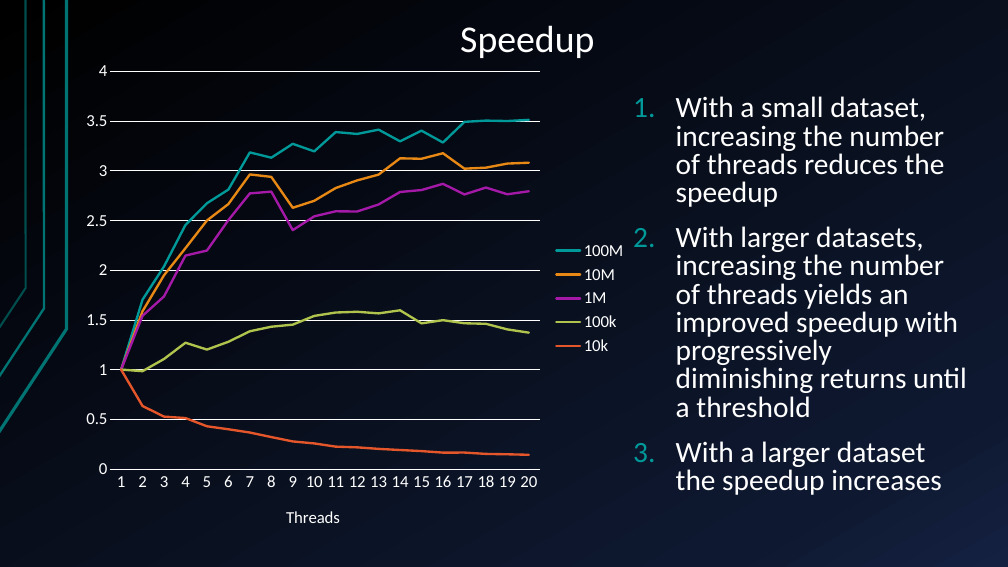
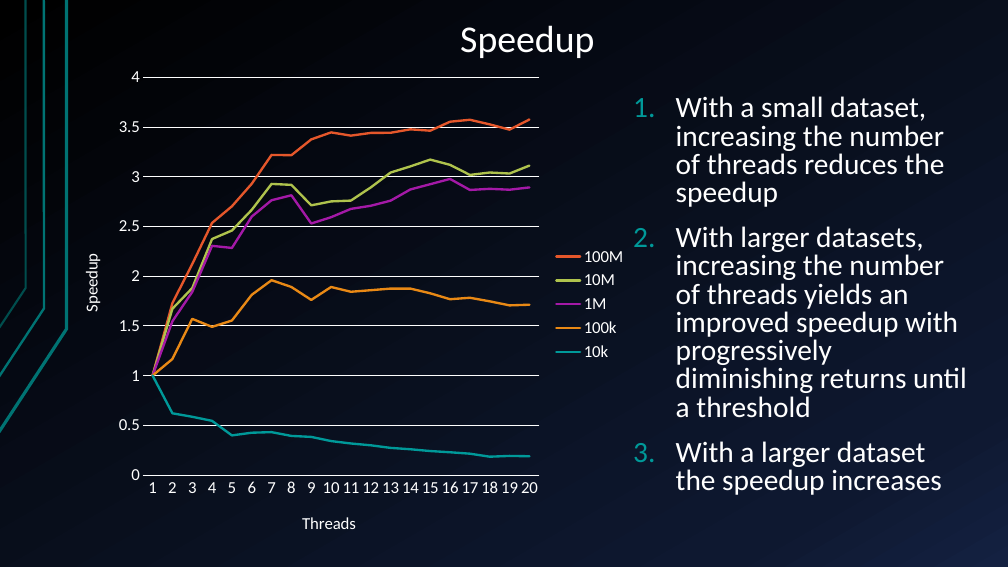
Before and after one commit to glmquint/K-Means-local, a slide deck: slide 6 of documentazione/presentazione.pptx. Drawn at 1008x567 pixels with LibreOffice and Linux fonts; fonts in the diff are those of the drawing. Boxes give left, top, right and bottom in pixels: in the first picture for what was removed or moved away, otherwise in the second. Text is boxed around its words. In the diff, an @@ line names an element or a change of style, - is before the commit and + after.

Commit message:
work on presentazione

```diff
--- a/documentazione/presentazione.pptx
+++ b/documentazione/presentazione.pptx
@@ line chart at (64, 57, 635, 552) @@
-100M: 1, 1.7, 2, 2.5, 2.7, 2.8, 3.2, 3.1, 3.3, 3.2, 3.4, 3.4, 3.4, 3.3, 3.4, 3.3, 3.5, 3.5, 3.5, 3.5
+100M: 1, 1.7, 2.1, 2.5, 2.7, 2.9, 3.2, 3.2, 3.4, 3.4, 3.4, 3.4, 3.4, 3.5, 3.5, 3.6, 3.6, 3.5, 3.5, 3.6
@@ colour of 100M #009999 to #E5572B @@
-10M: 1, 1.6, 1.9, 2.2, 2.5, 2.7, 3, 2.9, 2.6, 2.7, 2.8, 2.9, 3, 3.1, 3.1, 3.2, 3, 3, 3.1, 3.1
+10M: 1, 1.7, 1.9, 2.4, 2.5, 2.7, 2.9, 2.9, 2.7, 2.8, 2.8, 2.9, 3, 3.1, 3.2, 3.1, 3, 3, 3, 3.1
@@ colour of 10M #E98915 to #AFC34D @@
-1M: 1, 1.5, 1.7, 2.1, 2.2, 2.5, 2.8, 2.8, 2.4, 2.5, 2.6, 2.6, 2.7, 2.8, 2.8, 2.9, 2.8, 2.8, 2.8, 2.8
+1M: 1, 1.5, 1.8, 2.3, 2.3, 2.6, 2.8, 2.8, 2.5, 2.6, 2.7, 2.7, 2.8, 2.9, 2.9, 3, 2.9, 2.9, 2.9, 2.9
-100k: 1, 1, 1.1, 1.3, 1.2, 1.3, 1.4, 1.4, 1.5, 1.5, 1.6, 1.6, 1.6, 1.6, 1.5, 1.5, 1.5, 1.5, 1.4, 1.4
+100k: 1, 1.2, 1.6, 1.5, 1.6, 1.8, 2, 1.9, 1.8, 1.9, 1.8, 1.9, 1.9, 1.9, 1.8, 1.8, 1.8, 1.7, 1.7, 1.7
@@ colour of 100k #AFC34D to #E98915 @@
-10k: 1, 0.6, 0.5, 0.5, 0.4, 0.4, 0.4, 0.3, 0.3, 0.3, 0.2, 0.2, 0.2, 0.2, 0.2, 0.2, 0.2, 0.2, 0.1, 0.1
+10k: 1, 0.6, 0.6, 0.5, 0.4, 0.4, 0.4, 0.4, 0.4, 0.3, 0.3, 0.3, 0.3, 0.3, 0.2, 0.2, 0.2, 0.2, 0.2, 0.2
@@ colour of 10k #E5572B to #009999 @@
@@ value axis title "" to "Speedup " @@
@@ line chart: place and size @@
-line chart at (76, 51, 635, 546)
+line chart at (64, 57, 635, 552)
```
Also in this commit, not shown: 8 other slides changed.
